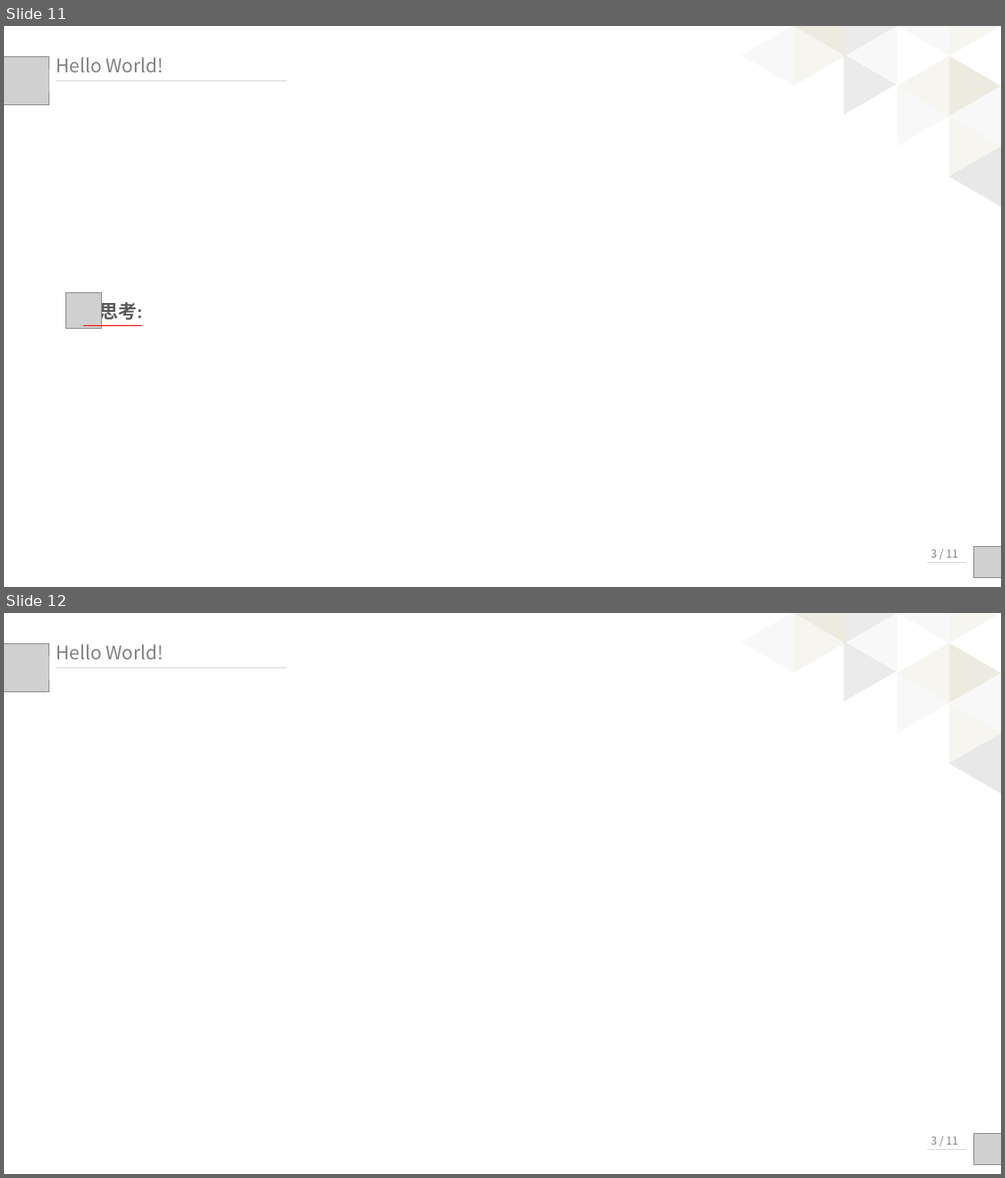
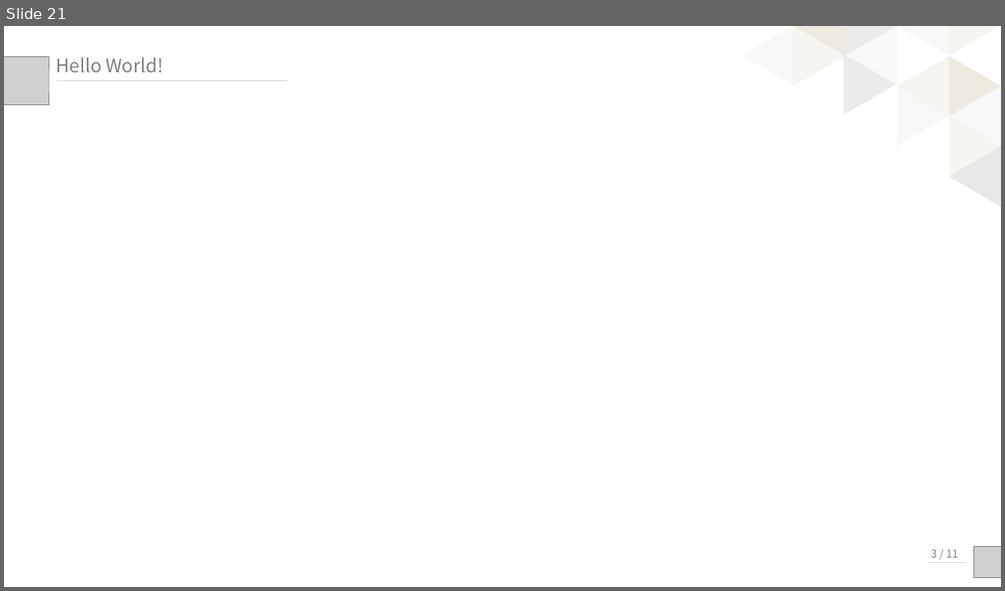
Before and after one commit to palmerye/Vue-Classroom, a slide deck: Presentation/Vue入门.pptx. Shown one above the other, each under a label of ours: slides 11 and 12 before the commit, slide 21 after it. The pictures are 1005x1178 and 1005x591 pixels, drawn with LibreOffice and Linux fonts; fonts in the diff are those of the drawing; grey boxes stand for pictures. Boxes give left, top, right and bottom in pixels: in the first picture for what was removed or moved away, otherwise in the second. Text is boxed around its words. In the diff, an @@ line names an element or a change of style, - is before the commit and + after.

```diff
--- a/Presentation/Vue入门.pptx
+++ b/Presentation/Vue入门.pptx
@@ slide 11 removed at (4, 26, 1001, 587), background #FFFFFF @@
@@ triangle removed at (741, 26, 793, 85) @@
@@ triangle removed at (793, 26, 845, 56) @@
@@ triangle removed at (793, 26, 845, 86) @@
@@ triangle removed at (845, 26, 897, 56) @@
@@ triangle removed at (845, 26, 897, 86) @@
@@ triangle removed at (898, 26, 949, 56) @@
@@ triangle removed at (898, 26, 949, 86) @@
@@ triangle removed at (949, 26, 1001, 56) @@
@@ picture removed at (4, 56, 48, 105) @@
@@ text removed at (56, 57, 164, 72) @@
-Hello World!
@@ triangle removed at (817, 54, 896, 129) @@
@@ triangle removed at (898, 55, 949, 116) @@
@@ triangle removed at (949, 55, 1001, 116) @@
@@ line removed from (57, 80) to (287, 80) @@
@@ triangle removed at (898, 86, 949, 146) @@
@@ triangle removed at (949, 86, 1001, 146) @@
@@ triangle removed at (949, 116, 1001, 176) @@
@@ triangle removed at (949, 145, 1001, 206) @@
@@ triangle removed at (949, 145, 1001, 206) @@
@@ picture removed at (65, 293, 101, 329) @@
@@ text removed at (100, 299, 143, 322) @@
-思考:
@@ line removed from (83, 325) to (142, 325) @@
@@ text removed at (930, 549, 958, 557) @@
-3 / 11
@@ picture removed at (973, 547, 1001, 577) @@
@@ line removed from (966, 562) to (928, 562) @@
@@ what was slide 12 is now slide 21 @@
```
Also in this commit, not shown: 6 slides changed, 11 slides added, 1 other slide removed, 1 other file.
